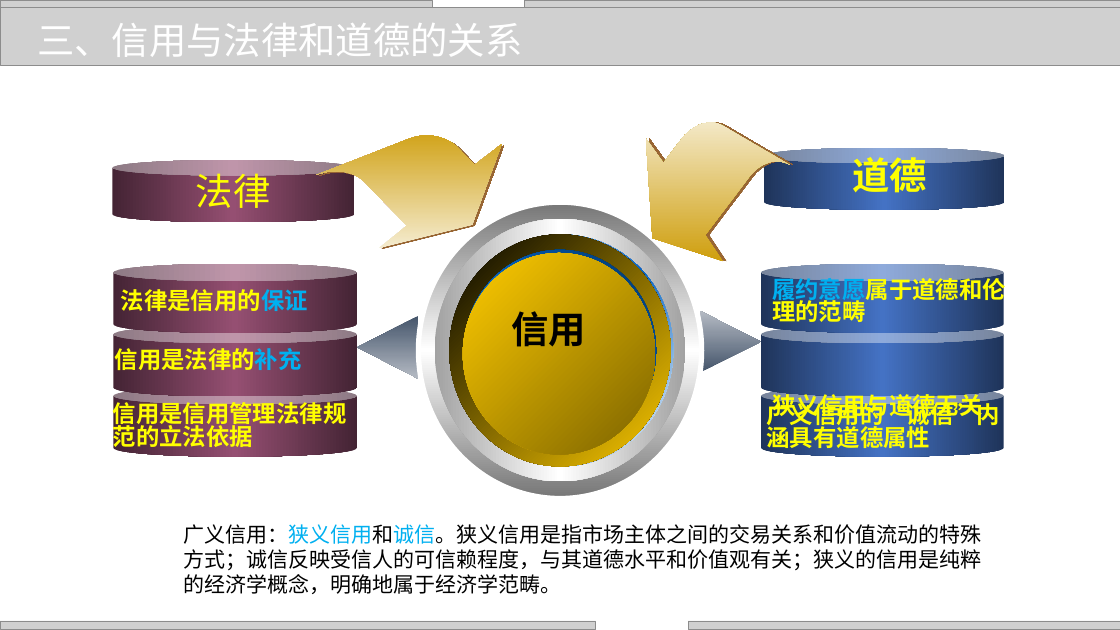
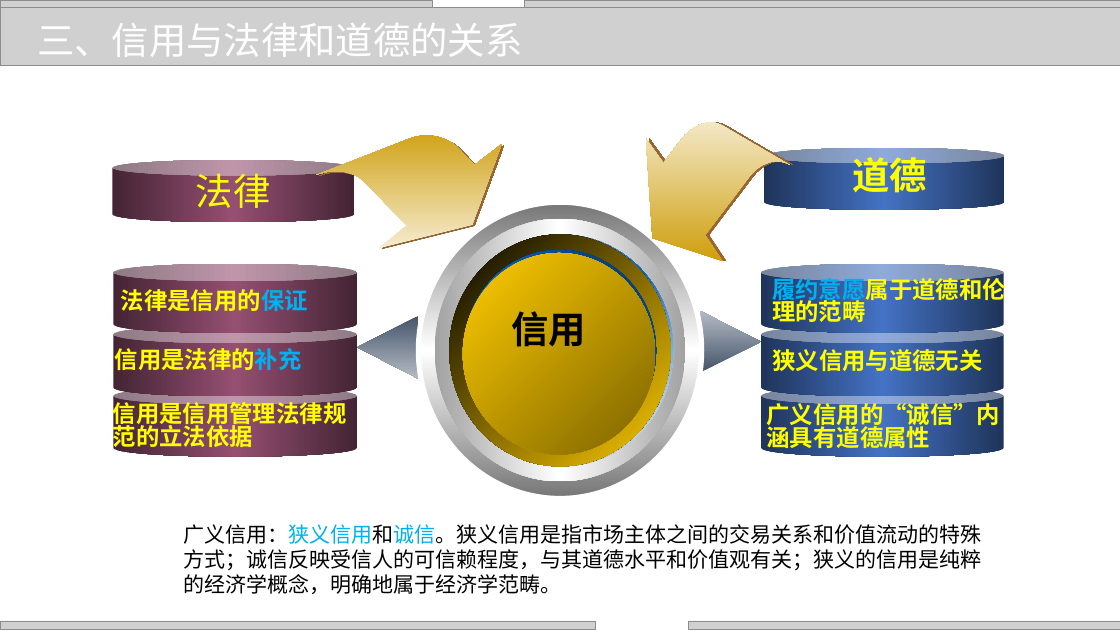
Before and after one commit to zhangjianzhang/internet_credit, a slide deck: slide 9 of files/slides/lecture_1.pptx. Drawn at 1120x630 pixels with LibreOffice and Linux fonts; fonts in the diff are those of the drawing; grey boxes stand for pictures; background and template pictures are left out. Boxes give left, top, right and bottom in pixels: in the first picture for what was removed or moved away, otherwise in the second. Text is boxed around its words. In the diff, an @@ line names an element or a change of style, - is before the commit and + after.

```diff
--- a/files/slides/lecture_1.pptx
+++ b/files/slides/lecture_1.pptx
@@ text "狭义信用与道德无关": place and size @@
-text "狭义信用与道德无关" at box(772, 391, 982, 421)
+text "狭义信用与道德无关" at box(772, 346, 982, 376)
```
Also in this commit, not shown: 12 other files.
